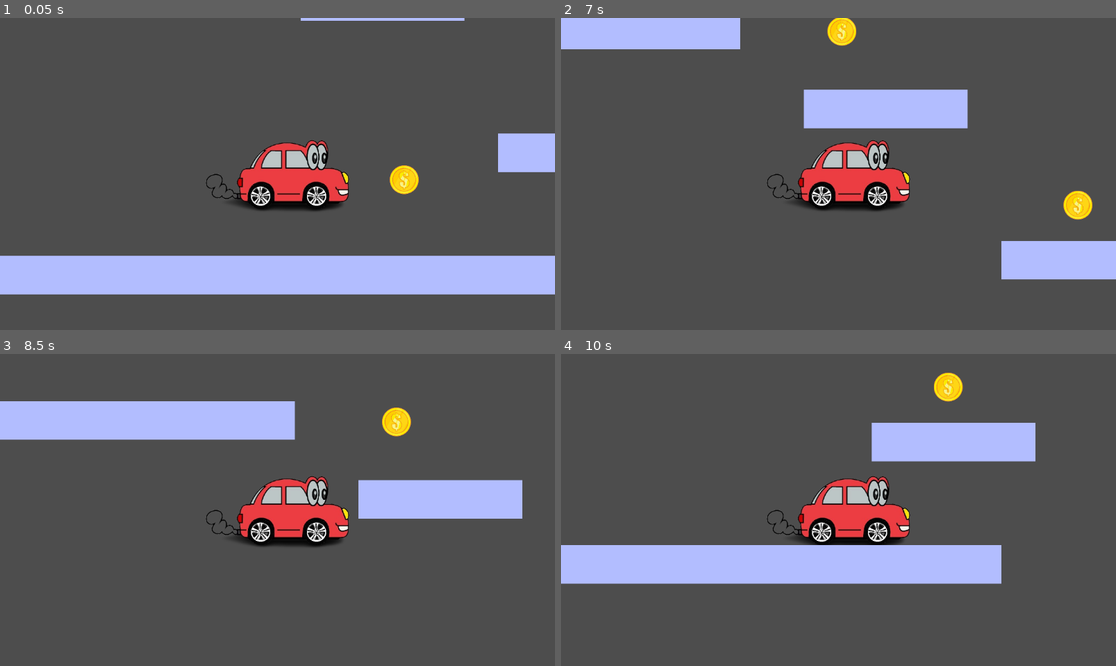
Above: before the commit, frames 1-4 (two rows, left to right).
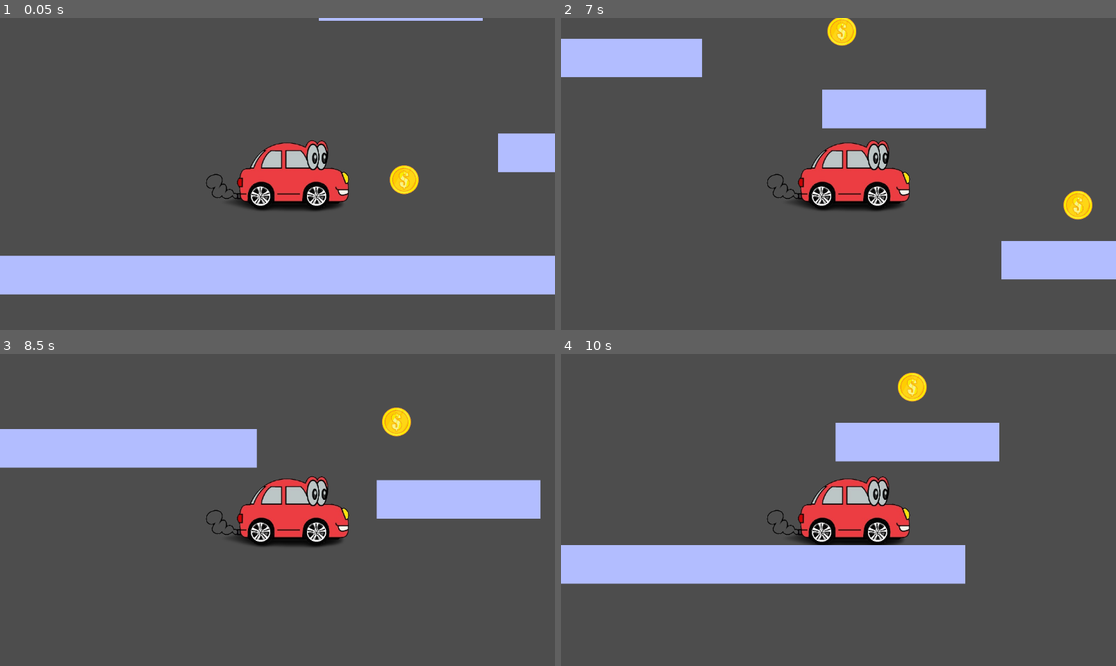
Above: after the commit, the same moments.

Repository: hgrnjkhg/joc-b-sic
Game: Godot game, scene res://nivell.tscn
The game is run twice, just before and just after one commit, with the same random seed, the same clock (stepped at 60 frames per second) and the same inputs. This scene is started directly instead of the project's main scene.
Inputs (mouse positions are in pixels of both pictures, inside the frame that each line leads up to):
- Up to frame 1 (0.05 s): no input
- Up to frame 2 (7 s): tap Enter at 0.5 s; hold Right (ui_right) 0.53-2.03 s; tap Up (ui_up) at 0.77, 1.52, 3.02, 3.77, 4.52, 6.77 s; hold Left (ui_left) 2.03-2.78 s; hold Right (ui_right) 2.78-4.28 s; hold Left (ui_left) 4.28-5 s; click (799, 223) at 5 s; tap Space at 5.75 s; hold Right (ui_right) 5.78-6.53 s; hold Left (ui_left) from 6.53 s (still down)
- Up to frame 3 (8.5 s): tap Up (ui_up) at 7.52, 8.27 s; release Left (ui_left) at 8.03 s; hold Right (ui_right) from 8.03 s (still down)
- Up to frame 4 (10 s): keep holding Right (ui_right); tap Up (ui_up) at 9.77 s

The runs differ from the first frame. In frame 1, less than 0.1% of the frame differs, in the area x 54-87%, y 0-1%; in frame 2, 5.5%; in frame 3, 10%, in the area x 0-98%, y 15-53%; in frame 4, 3.2%.

Commit message:
modiuficació de possició dels terres
modificacio de on estan situats els terres

Diff:
--- a/nivell.tscn
+++ b/nivell.tscn
@@ -30,11 +30,11 @@
 scale = Vector2(0.26, 1)
 
 [node name="Terra3" parent="." instance=ExtResource("3_7itq6")]
-position = Vector2(718, -41)
+position = Vector2(756, -41)
 scale = Vector2(0.26, 1)
 
 [node name="Terra4" parent="." instance=ExtResource("3_7itq6")]
-position = Vector2(20, -205)
+position = Vector2(-59, -147)
 scale = Vector2(0.605, 1)
 
 [node name="Terra5" parent="." instance=ExtResource("3_7itq6")]
